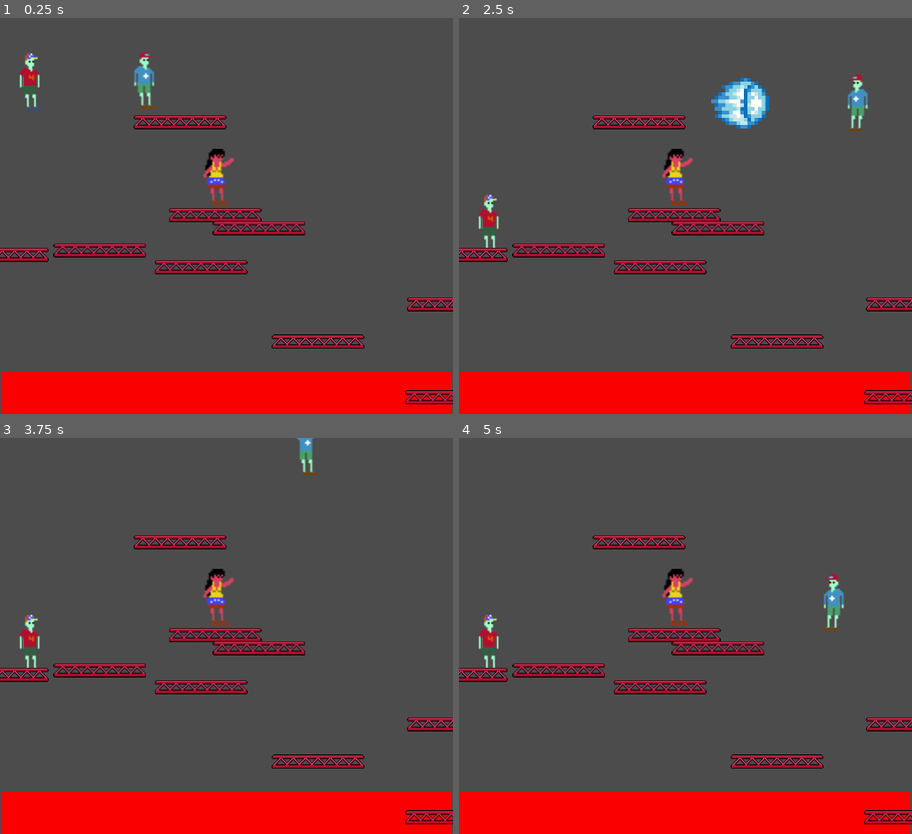
Above: before the commit, frames 1-4 (two rows, left to right).
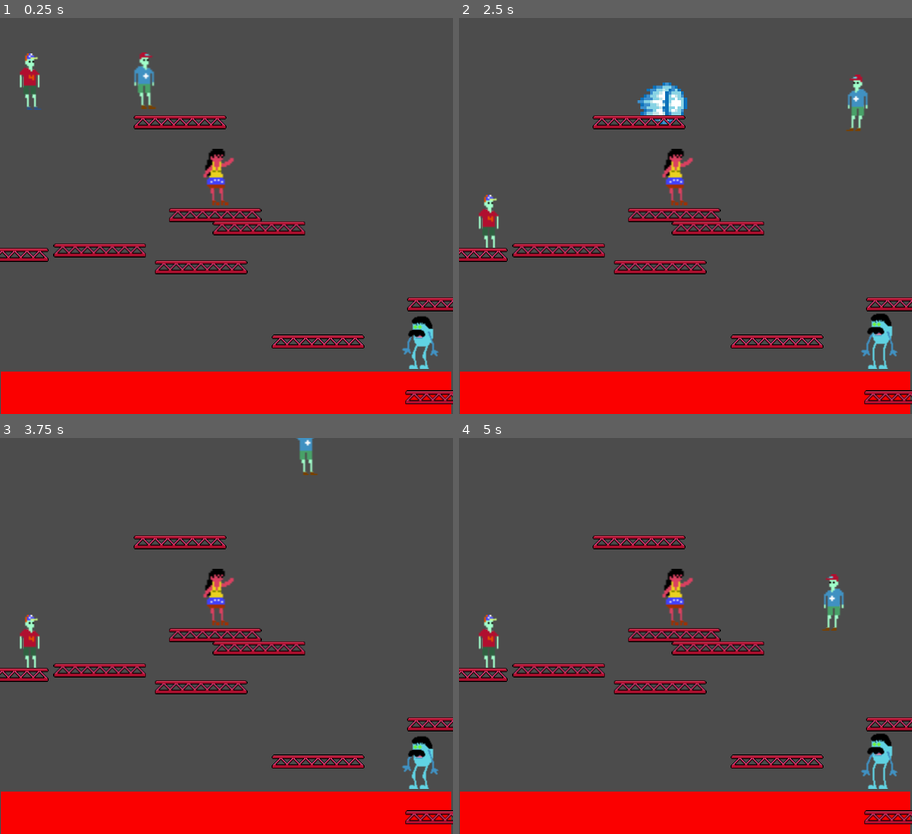
Above: after the commit, the same moments.

Repository: DallOner/notGGJ19
Game: Godot game, scene res://scenes/Mundo.tscn
Same seed, same stepped clock (60 frames per second), same inputs: the game is played once before the commit and once after it. The project has no main scene, so this scene is started directly.
Inputs:
- Up to frame 1 (0.25 s): no input
- Up to frame 2 (2.5 s): hold M 0.53-1.28 s; hold Right (ui_right) 0.53-2.03 s; tap Up (ui_up) at 0.77, 1.07, 1.52, 1.55, 1.82 s; tap C at 0.8, 1.35 s; hold Left (ui_left) from 2.03 s (still down); hold Up (ui_up) from 2.03 s (still down); tap M at 2.3 s
- Up to frame 3 (3.75 s): release Left (ui_left) at 2.78 s; release Up (ui_up) at 2.78 s; hold Right (ui_right) from 2.78 s (still down); tap M at 2.85 s; tap Up (ui_up) at 3.02, 3.32 s; tap C at 3.05 s; hold C from 3.53 s (still down)
- Up to frame 4 (5 s): tap Up (ui_up) at 3.77, 3.8, 4.07, 4.52, 4.82 s; release Right (ui_right) at 4.28 s; release C at 4.28 s; hold Left (ui_left) from 4.28 s (still down); tap M at 4.35 s

The runs differ from the first frame. In frame 1, 0.5% of the frame differs, in the area x 88-97%, y 75-89%; in frame 2, 2.4%, in the area x 39-97%, y 15-89%; in frame 3, 0.5%; in frame 4, 0.5%.

Commit message:
sonidos y otras vainas

Diff:
--- /dev/null
+++ b/bola.gd
@@ -0,0 +1,17 @@
+extends RigidBody2D
+
+# class member variables go here, for example:
+# var a = 2
+# var b = "textvar"
+
+func _ready():
+	# Called when the node is added to the scene for the first time.
+	# Initialization here
+	pass
+
+func _process(delta):
+	if($sprite.frame < 8):
+				if $sprite.frame == 7:
+					$sprite.frame = 0
+				else:
+					$sprite.frame += 1
--- a/scenes/Mundo.gd
+++ b/scenes/Mundo.gd
@@ -5,6 +5,7 @@
 var numPlatforms
 
 func _ready():
+	$fondo1.play()
 	randomize()
 	for i in range(rand_range(4,10)):
 		var plataforma = platforms.instance()
@@ -19,3 +20,7 @@
 #	# Called every frame. Delta is time since last frame.
 #	# Update game logic here.
 #	pass
+
+
+func _on_Timer_timeout():
+	$fondo2.play()
--- a/scenes/Mundo.tscn
+++ b/scenes/Mundo.tscn
@@ -7,6 +7,9 @@
 [ext_resource path="res://scenes/player2.tscn" type="PackedScene" id=5]
 [ext_resource path="res://scenes/plataforma.tscn" type="PackedScene" id=6]
 [ext_resource path="res://scenes/ladie.tscn" type="PackedScene" id=7]
+[ext_resource path="res://scenes/boss.tscn" type="PackedScene" id=8]
+[ext_resource path="res://sounds/02 - Inicio del Boss Level - Mucha Patria Intro.wav" type="AudioStream" id=9]
+[ext_resource path="res://sounds/03 - Boss Theme - Mucha Patria.wav" type="AudioStream" id=10]
 
 [sub_resource type="RectangleShape2D" id=1]
 
@@ -80,3 +83,38 @@
 [node name="CollisionShape2D" type="CollisionShape2D" parent="paredDerecho" index="0"]
 
 shape = SubResource( 1 )
+
+[node name="boss" parent="." index="9" instance=ExtResource( 8 )]
+
+position = Vector2( 477.52, 364.586 )
+
+[node name="fondo1" type="AudioStreamPlayer2D" parent="." index="10"]
+
+stream = ExtResource( 9 )
+volume_db = 20.0
+pitch_scale = 1.0
+autoplay = false
+max_distance = 2000.0
+attenuation = 1.0
+bus = "Master"
+area_mask = 1
+
+[node name="fondo2" type="AudioStreamPlayer2D" parent="." index="11"]
+
+stream = ExtResource( 10 )
+volume_db = 20.0
+pitch_scale = 1.0
+autoplay = true
+max_distance = 2000.0
+attenuation = 1.0
+bus = "Master"
+area_mask = 1
+
+[node name="Timer" type="Timer" parent="." index="12"]
+
+process_mode = 1
+wait_time = 6.0
+one_shot = false
+autostart = true
+
+[connection signal="timeout" from="Timer" to="." method="_on_Timer_timeout"]
--- /dev/null
+++ b/scenes/bola.tscn
@@ -0,0 +1,51 @@
+[gd_scene load_steps=4 format=2]
+
+[ext_resource path="res://bola.gd" type="Script" id=1]
+[ext_resource path="res://sprites/power-red-Sheet.png" type="Texture" id=2]
+
+[sub_resource type="CircleShape2D" id=1]
+
+custom_solver_bias = 0.0
+radius = 15.2176
+
+[node name="bola" type="RigidBody2D"]
+
+position = Vector2( 210.657, 165.957 )
+scale = Vector2( 1.26381, 1.28104 )
+input_pickable = false
+collision_layer = 1
+collision_mask = 1
+mode = 0
+mass = 1.0
+friction = 1.0
+bounce = 0.0
+gravity_scale = 0.0
+custom_integrator = false
+continuous_cd = 0
+contacts_reported = 0
+contact_monitor = false
+sleeping = false
+can_sleep = true
+linear_velocity = Vector2( 0, 0 )
+linear_damp = -1.0
+angular_velocity = 0.0
+angular_damp = -1.0
+script = ExtResource( 1 )
+_sections_unfolded = [ "Transform" ]
+__meta__ = {
+"_edit_group_": true
+}
+
+[node name="sprite" type="Sprite" parent="." index="0"]
+
+position = Vector2( 11.9883, -8.12903 )
+scale = Vector2( 2.49854, 2.01613 )
+texture = ExtResource( 2 )
+hframes = 8
+frame = 1
+_sections_unfolded = [ "Animation" ]
+
+[node name="CollisionShape2D" type="CollisionShape2D" parent="." index="1"]
+
+position = Vector2( 16.8679, -8.03358 )
+shape = SubResource( 1 )
--- /dev/null
+++ b/scenes/boss.tscn
@@ -0,0 +1,75 @@
+[gd_scene load_steps=9 format=2]
+
+[ext_resource path="res://scripts/boss.gd" type="Script" id=1]
+[ext_resource path="res://sprites/Boss/ldle/boss-ldle-anim-1.png" type="Texture" id=2]
+[ext_resource path="res://sprites/Boss/ldle/boss-ldle-anim-2.png" type="Texture" id=3]
+[ext_resource path="res://sprites/Boss/ldle/boss-ldle-anim-3.png" type="Texture" id=4]
+[ext_resource path="res://sprites/Boss/ldle/boss-ldle-anim-4.png" type="Texture" id=5]
+[ext_resource path="res://sounds/SFX Erupto el poder.wav" type="AudioStream" id=6]
+
+[sub_resource type="SpriteFrames" id=1]
+
+animations = [ {
+"frames": [ ExtResource( 2 ), ExtResource( 3 ), ExtResource( 4 ), ExtResource( 5 ) ],
+"loop": true,
+"name": "idle",
+"speed": 5.0
+}, {
+"frames": [  ],
+"loop": true,
+"name": "New Anim",
+"speed": 5.0
+} ]
+_sections_unfolded = [ "Resource" ]
+
+[sub_resource type="RectangleShape2D" id=2]
+
+custom_solver_bias = 0.0
+extents = Vector2( 18.814, 34.8565 )
+
+[node name="boss" type="Area2D"]
+
+position = Vector2( 245.477, 184.108 )
+input_pickable = true
+gravity_vec = Vector2( 0, 1 )
+gravity = 98.0
+linear_damp = 0.1
+angular_damp = 1.0
+audio_bus_override = false
+audio_bus_name = "Master"
+script = ExtResource( 1 )
+__meta__ = {
+"_edit_group_": true
+}
+
+[node name="AnimatedSprite" type="AnimatedSprite" parent="." index="0"]
+
+frames = SubResource( 1 )
+animation = "idle"
+playing = true
+
+[node name="CollisionShape2D" type="CollisionShape2D" parent="." index="1"]
+
+shape = SubResource( 2 )
+
+[node name="elpoder" type="AudioStreamPlayer2D" parent="." index="2"]
+
+stream = ExtResource( 6 )
+volume_db = 0.0
+pitch_scale = 1.0
+autoplay = false
+max_distance = 2000.0
+attenuation = 1.0
+bus = "Master"
+area_mask = 1
+
+[node name="timerPoder" type="Timer" parent="elpoder" index="0"]
+
+process_mode = 1
+wait_time = 10.0
+one_shot = false
+autostart = false
+
+[connection signal="area_shape_entered" from="." to="." method="_on_boss_area_shape_entered"]
+
+[connection signal="timeout" from="elpoder/timerPoder" to="." method="_on_timerPoder_timeout"]
--- a/scenes/player.tscn
+++ b/scenes/player.tscn
@@ -1,9 +1,13 @@
-[gd_scene load_steps=4 format=2]
+[gd_scene load_steps=8 format=2]
 
 [ext_resource path="res://scripts/player.gd" type="Script" id=1]
 [ext_resource path="res://scenes/pistola.gd" type="Script" id=2]
+[ext_resource path="res://sounds/SFX Salto cristofué.wav" type="AudioStream" id=3]
+[ext_resource path="res://sounds/SFX Ataque 1 Hadouken.wav" type="AudioStream" id=4]
+[ext_resource path="res://sounds/SFX Ataque 2 Lleva.wav" type="AudioStream" id=5]
+[ext_resource path="res://sounds/SFX Ataque 3 Allup.wav" type="AudioStream" id=6]
 
-[sub_resource type="RectangleShape2D" id=2]
+[sub_resource type="RectangleShape2D" id=1]
 
 custom_solver_bias = 0.0
 extents = Vector2( 12.663, 12.7014 )
@@ -31,3 +35,47 @@
 right = false
 
 [node name="sprites" type="Sprite" parent="." index="2"]
+
+[node name="cristofue" type="AudioStreamPlayer2D" parent="." index="3"]
+
+stream = ExtResource( 3 )
+volume_db = 20.0
+pitch_scale = 1.0
+autoplay = false
+max_distance = 2000.0
+attenuation = 1.0
+bus = "Master"
+area_mask = 1
+
+[node name="houdoken" type="AudioStreamPlayer2D" parent="." index="4"]
+
+stream = ExtResource( 4 )
+volume_db = 24.0
+pitch_scale = 1.0
+autoplay = false
+max_distance = 2000.0
+attenuation = 1.0
+bus = "Master"
+area_mask = 1
+
+[node name="ataque2" type="AudioStreamPlayer2D" parent="." index="5"]
+
+stream = ExtResource( 5 )
+volume_db = 24.0
+pitch_scale = 1.0
+autoplay = false
+max_distance = 2000.0
+attenuation = 1.0
+bus = "Master"
+area_mask = 1
+
+[node name="ataque3" type="AudioStreamPlayer2D" parent="." index="6"]
+
+stream = ExtResource( 6 )
+volume_db = 24.0
+pitch_scale = 1.0
+autoplay = false
+max_distance = 2000.0
+attenuation = 1.0
+bus = "Master"
+area_mask = 1
--- a/scenes/player2.gd
+++ b/scenes/player2.gd
@@ -53,6 +53,13 @@
 	if Input.is_key_pressed(KEY_M):
 		if contProyectil < 1:
 			#$AnimatedSprite.animation = "disparo"
+			var ataqueNum = randi() % 3
+			if(ataqueNum == 1):
+				$houdoken.play()
+			if(ataqueNum == 2):
+				$ataque2.play()
+			if(ataqueNum == 0):
+				$ataque3.play()
 			contProyectil += 1
 			var houdoken = proyectil.instance()
 			#houdoken.position = position
@@ -73,6 +80,7 @@
 	if is_on_floor():
 		isJumping = false
 		if Input.is_action_pressed("ui_up"):
+			$cristofue.play()
 			isJumping = true
 			$sprites.vframes = 1
 			$sprites.hframes = 8
--- a/scenes/player2.tscn
+++ b/scenes/player2.tscn
@@ -1,9 +1,13 @@
-[gd_scene load_steps=6 format=2]
+[gd_scene load_steps=10 format=2]
 
 [ext_resource path="res://scenes/player2.gd" type="Script" id=1]
 [ext_resource path="res://scenes/proyectil.tscn" type="PackedScene" id=2]
 [ext_resource path="res://scenes/pistola.gd" type="Script" id=3]
 [ext_resource path="res://sprites/player-two_ldle.png" type="Texture" id=4]
+[ext_resource path="res://sounds/SFX Salto cristofué.wav" type="AudioStream" id=5]
+[ext_resource path="res://sounds/SFX Ataque 1 Hadouken.wav" type="AudioStream" id=6]
+[ext_resource path="res://sounds/SFX Ataque 2 Lleva.wav" type="AudioStream" id=7]
+[ext_resource path="res://sounds/SFX Ataque 3 Allup.wav" type="AudioStream" id=8]
 
 [sub_resource type="RectangleShape2D" id=1]
 
@@ -35,3 +39,47 @@
 
 texture = ExtResource( 4 )
 _sections_unfolded = [ "Animation", "Offset" ]
+
+[node name="cristofue" type="AudioStreamPlayer2D" parent="." index="3"]
+
+stream = ExtResource( 5 )
+volume_db = 20.0
+pitch_scale = 1.0
+autoplay = false
+max_distance = 2000.0
+attenuation = 1.0
+bus = "Master"
+area_mask = 1
+
+[node name="houdoken" type="AudioStreamPlayer2D" parent="." index="4"]
+
+stream = ExtResource( 6 )
+volume_db = 24.0
+pitch_scale = 1.0
+autoplay = false
+max_distance = 2000.0
+attenuation = 1.0
+bus = "Master"
+area_mask = 1
+
+[node name="ataque2" type="AudioStreamPlayer2D" parent="." index="5"]
+
+stream = ExtResource( 7 )
+volume_db = 24.0
+pitch_scale = 1.0
+autoplay = false
+max_distance = 2000.0
+attenuation = 1.0
+bus = "Master"
+area_mask = 1
+
+[node name="ataque3" type="AudioStreamPlayer2D" parent="." index="6"]
+
+stream = ExtResource( 8 )
+volume_db = 24.0
+pitch_scale = 1.0
+autoplay = false
+max_distance = 2000.0
+attenuation = 1.0
+bus = "Master"
+area_mask = 1
--- a/scenes/proyectil.gd
+++ b/scenes/proyectil.gd
@@ -1,6 +1,6 @@
-extends RigidBody2D
+extends Sprite
 
-export (int) var speed = 50
+export (int) var speed = 5
 var movement = Vector2()
 
 func _ready():
@@ -14,5 +14,11 @@
 
 
 func _on_Timer_timeout():
-	$CollisionShape2D.disabled = false
-	print($CollisionShape2D.disabled)
+	pass
+	#$CollisionShape2D.disabled = false
+	#print($CollisionShape2D.disabled)
+
+
+func _on_Area2D_body_entered(body):
+	#print("hola")
+	pass
--- a/scenes/proyectil.tscn
+++ b/scenes/proyectil.tscn
@@ -1,58 +1,37 @@
 [gd_scene load_steps=4 format=2]
 
-[ext_resource path="res://scenes/proyectil.gd" type="Script" id=1]
-[ext_resource path="res://sprites/houdoken.png" type="Texture" id=2]
+[ext_resource path="res://sprites/houdoken.png" type="Texture" id=1]
+[ext_resource path="res://scenes/proyectil.gd" type="Script" id=2]
 
 [sub_resource type="CircleShape2D" id=1]
 
 custom_solver_bias = 0.0
-radius = 117.591
+radius = 23.332
 
-[node name="proyectil" type="RigidBody2D"]
+[node name="proyectil" type="Sprite"]
 
-position = Vector2( 242.055, 247.453 )
-scale = Vector2( 0.005, 0.005 )
-input_pickable = false
-collision_layer = 1
-collision_mask = 1
-mode = 0
-mass = 1.0
-friction = 1.0
-bounce = 0.0
-gravity_scale = 0.0
-custom_integrator = false
-continuous_cd = 0
-contacts_reported = 0
-contact_monitor = false
-sleeping = false
-can_sleep = true
-linear_velocity = Vector2( 0, 0 )
-linear_damp = -1.0
-angular_velocity = 0.0
-angular_damp = -1.0
-script = ExtResource( 1 )
-_sections_unfolded = [ "Transform" ]
+position = Vector2( 141.708, 108.618 )
+scale = Vector2( 0.106939, 0.101181 )
+texture = ExtResource( 1 )
+script = ExtResource( 2 )
+_sections_unfolded = [ "Applied Forces", "Collision", "Pickable", "Transform" ]
 __meta__ = {
 "_edit_group_": true
 }
-speed = 3
+speed = 5
 
-[node name="Sprite" type="Sprite" parent="." index="0"]
+[node name="Area2D" type="Area2D" parent="." index="0"]
 
-scale = Vector2( 0.25, 0.25 )
-texture = ExtResource( 2 )
-_sections_unfolded = [ "Transform" ]
+input_pickable = true
+gravity_vec = Vector2( 0, 1 )
+gravity = 98.0
+linear_damp = 0.1
+angular_damp = 1.0
+audio_bus_override = false
+audio_bus_name = "Master"
 
-[node name="CollisionShape2D" type="CollisionShape2D" parent="." index="1"]
+[node name="CollisionShape2D" type="CollisionShape2D" parent="Area2D" index="0"]
 
 shape = SubResource( 1 )
-disabled = true
 
-[node name="Timer" type="Timer" parent="." index="2"]
-
-process_mode = 1
-wait_time = 0.5
-one_shot = true
-autostart = true
-
-[connection signal="timeout" from="Timer" to="Timer" method="_on_Timer_timeout"]
+[connection signal="body_entered" from="Area2D" to="." method="_on_Area2D_body_entered"]
--- /dev/null
+++ b/scripts/boss.gd
@@ -0,0 +1,31 @@
+extends Area2D
+
+# class member variables go here, for example:
+# var a = 2
+# var b = "textvar"
+#const idle = preload("res://sprites/boss-ldle.png")
+var vida
+signal golpe
+func _ready():
+	$elpoder.play()
+	vida = 50
+	$AnimatedSprite.animation = "idle"
+
+func _process(delta):
+	pass
+
+
+func _on_boss_body_entered(body):
+	print("en boss")
+
+
+
+func _on_boss_area_shape_entered(area_id, area, area_shape, self_shape):
+	#print("dsdasd")
+	vida -= 1
+	var newPosition = Vector2(position.x+1,position.y)
+	position = newPosition
+
+
+func _on_timerPoder_timeout():
+	$elpoder.play()
--- a/scripts/player.gd
+++ b/scripts/player.gd
@@ -14,7 +14,6 @@
 var motion = Vector2()
 var contProyectil = 0
 var isJumping
-
 func _ready():
 	isJumping = false
 	limite = get_viewport_rect().size
@@ -52,7 +51,17 @@
 		motion.x -= speed
 	if Input.is_key_pressed(KEY_C):
 		if contProyectil < 1:
+			randomize()
+
 			#$AnimatedSprite.animation = "disparo"
+			var ataqueNum = randi() % 3
+			print(ataqueNum)
+			if(ataqueNum == 1):
+				$houdoken.play()
+			if(ataqueNum == 2):
+				$ataque2.play()
+			if(ataqueNum == 0):
+				$ataque3.play()
 			contProyectil += 1
 			var houdoken = proyectil.instance()
 			#houdoken.position = position
@@ -73,6 +82,7 @@
 	if is_on_floor():
 		isJumping = false
 		if Input.is_key_pressed(KEY_W):
+			$cristofue.play()
 			isJumping = true
 			$sprites.vframes = 1
 			$sprites.hframes = 8
Not shown: 1 places in scenes/Mundo.tscn that only renumber resources
Not shown: 1 places in scenes/player.tscn that only renumber resources
Not shown, added: sounds/01 Title screen - No Toy Contento.wav.import
Not shown, added: sounds/02 - Inicio del Boss Level - Mucha Patria Intro.wav.import
Not shown, added: sounds/03 - Boss Theme - Mucha Patria.wav.import
Not shown, added: sounds/Créditos.txt
Not shown, added: sounds/SFX Ataque 1 Hadouken.wav.import
Not shown, added: sounds/SFX Ataque 2 Lleva.wav.import
Not shown, added: sounds/SFX Ataque 3 Allup.wav.import
Not shown, added: sounds/SFX Ataque recibido .wav.import
Not shown, added: sounds/SFX Erupto el poder.wav.import
Not shown, added: sounds/SFX Salto cristofué.wav.import
(and 32 more such lines)
